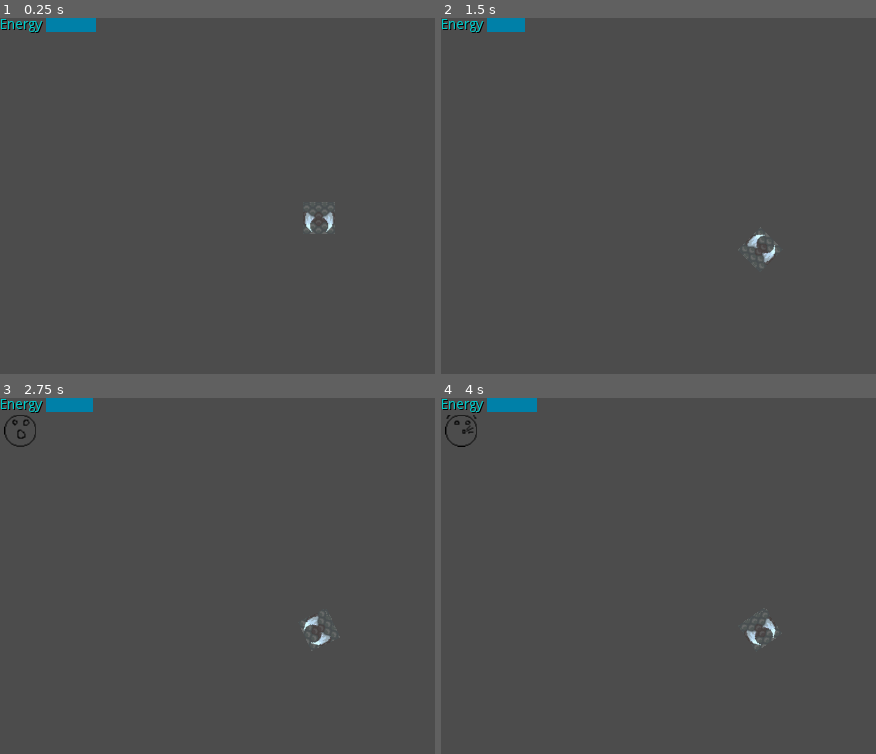
Above: before the commit, frames 1-4 (two rows, left to right).
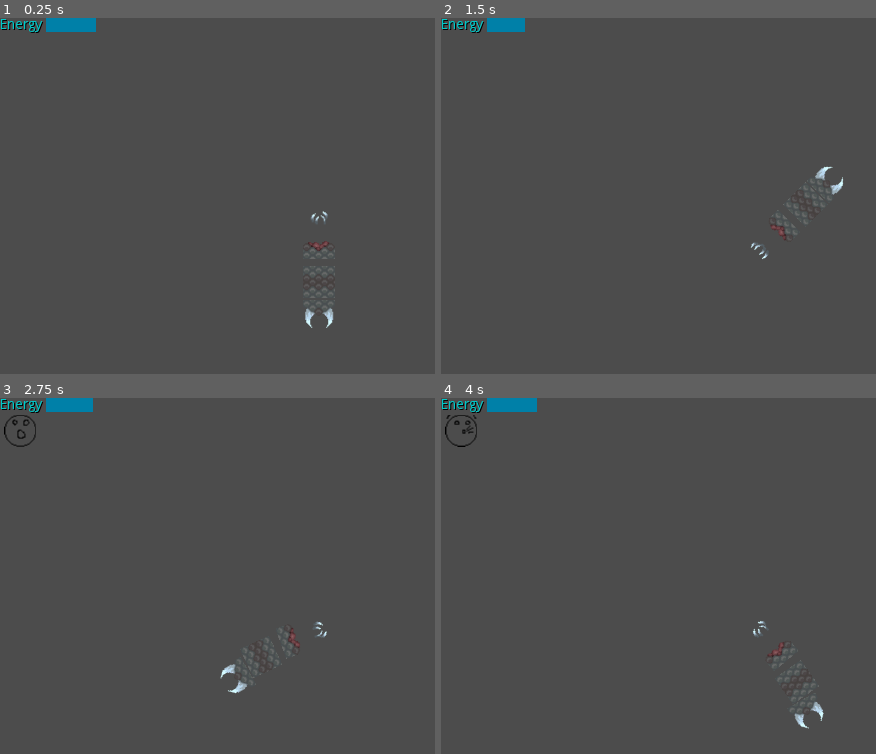
Above: after the commit, the same moments.

Repository: Ridote/LudumDare20180811RunningOutOfSpace
Game: Godot game, scene res://Entities/Player/Player.tscn
The game is run twice, just before and just after one commit, with the same random seed, the same clock (stepped at 60 frames per second) and the same inputs. The project has no main scene, so this scene is started directly.
Inputs:
- Up to frame 1 (0.25 s): no input
- Up to frame 2 (1.5 s): tap Enter at 0.5 s; hold Right (ui_right) 0.53-1.28 s; hold Down (ui_down) from 1.28 s (still down)
- Up to frame 3 (2.75 s): release Down (ui_down) at 2.03 s; hold Right (ui_right) from 2.03 s (still down)
- Up to frame 4 (4 s): release Right (ui_right) at 2.78 s; hold Up (ui_up) 2.78-3.53 s; tap Space at 3.5 s; hold Left (ui_left) from 3.53 s (still down)

The runs differ from the first frame. In frame 1, 0.6% of the frame differs, in the area x 69-78%, y 51-88%; in frame 2, 0.5%; in frame 3, 0.5%; in frame 4, 0.5%.

Commit message:
Snake now "working"

Diff:
--- a/Entities/Player/Head.gd
+++ b/Entities/Player/Head.gd
@@ -23,8 +23,9 @@
 	previousRotation = rotation
 	global_position = previous.previousPosition
 	rotation = previous.previousRotation
-	if($previous != null):
-		global_position = $previous.previousPosition - Vector2(sin($previous.previousRotation), -cos($previous.previousRotation)).normalized()*32
+	if(previous != null):
+		global_position = previous.previousPosition - Vector2(sin(previous.previousRotation), -cos(previous.previousRotation)).normalized()*32
+
 	if(next != null):
 		next.updateBody()
 
--- a/Maps/Map01.tscn
+++ b/Maps/Map01.tscn
@@ -1,12 +1,7 @@
-[gd_scene load_steps=3 format=2]
+[gd_scene load_steps=2 format=2]
 
 [ext_resource path="res://Entities/Player/Player.tscn" type="PackedScene" id=1]
-[ext_resource path="res://Graphics/Sprites/Player/Dummy.png" type="Texture" id=2]
 
 [node name="Node2D" type="Node2D" index="0"]
 
 [node name="Player" parent="." index="0" instance=ExtResource( 1 )]
-
-[node name="Sprite" type="Sprite" parent="." index="1"]
-
-texture = ExtResource( 2 )
